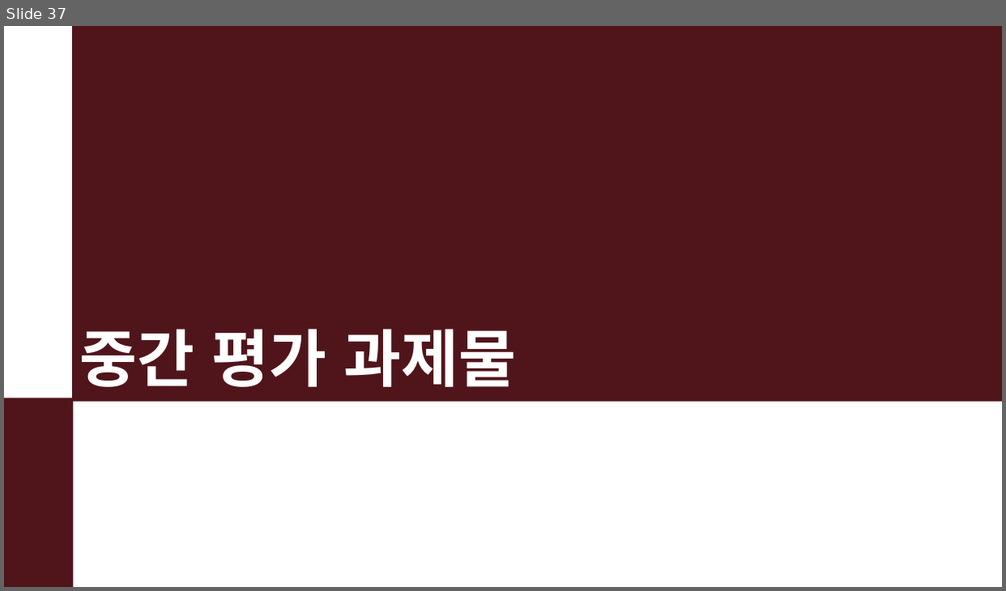
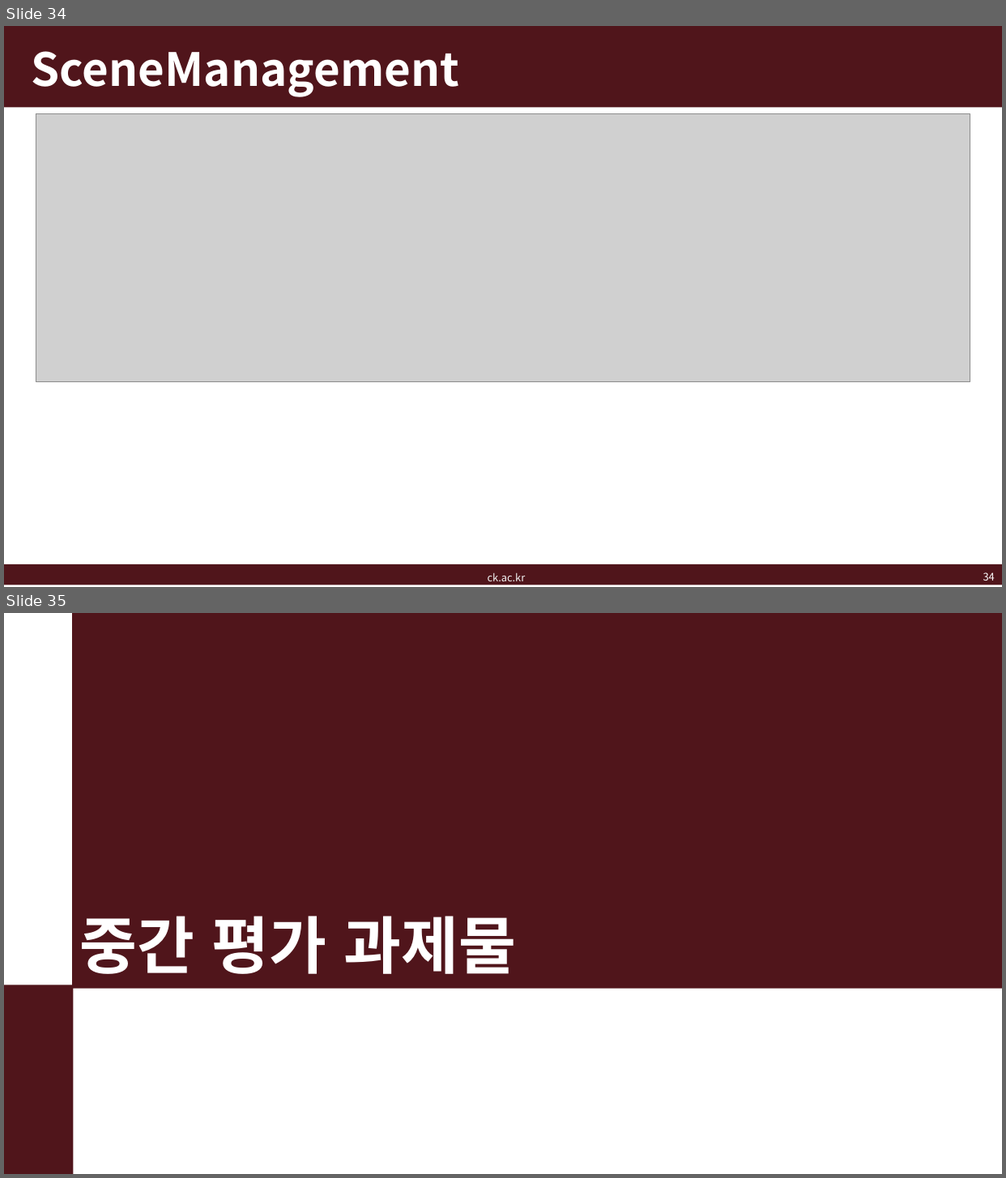
Before and after one commit to kj-ban/intermediate-game-engine-programming, a slide deck: doc/게임엔진프로그래밍응용_7주차.pptx. Shown one above the other, each under a label of ours: slide 37 before the commit, slides 34 and 35 after it. The pictures are 1006x591 and 1006x1178 pixels, drawn with LibreOffice and Linux fonts; fonts in the diff are those of the drawing; grey boxes stand for pictures; background and template pictures are left out. Boxes give left, top, right and bottom in pixels: in the first picture for what was removed or moved away, otherwise in the second. Text is boxed around its words. In the diff, an @@ line names an element or a change of style, - is before the commit and + after.

```diff
--- a/doc/게임엔진프로그래밍응용_7주차.pptx
+++ b/doc/게임엔진프로그래밍응용_7주차.pptx
@@ slide 34 added at (4,26,1002,587), background #FFFFFF @@
@@ rectangle added at (4,26,1002,108), fill #50141B @@
@@ title added at (31,51,459,97), 44 pt, text #FFFFFF, bold @@
+SceneManagement
@@ picture added at (36,114,970,382) @@
@@ rectangle added at (4,565,1002,586), fill #50141B @@
@@ text added at (488,574,526,582), 10 pt, text #F2F2F2 @@
+ck.ac.kr
@@ page number added at (983,573,995,581), 10 pt, text #FFFFFF @@
+34
@@ what was slide 37 is now slide 35 @@
```
Also in this commit, not shown: 5 slides changed, 40 other slides added, 4 slides removed, 48 other files.
